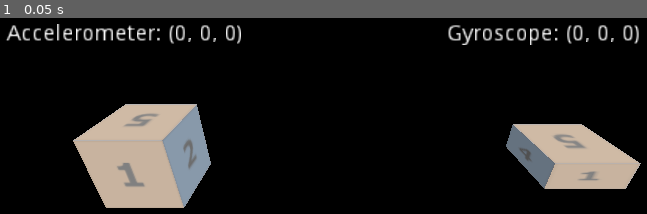
Above: before the commit, frame 1.
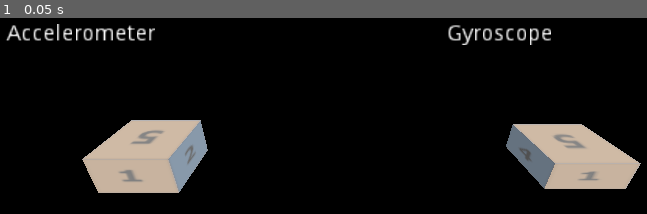
Above: after the commit, the same moment.

Repository: eternalamit5/Simulate_Godot_Cube-using-Gyro-and-Acceleration
Game: Godot game, scene res://main.tscn
Same seed, same stepped clock (60 frames per second), same inputs: the game is played once before the commit and once after it.
Inputs:
- Up to frame 1 (0.05 s): no input

The runs differ from the first frame. In frame 1, 5.0% of the frame differs, in the area x 11-99%, y 3-97%.
Error after the commit: Parse Error: The member "position" already exists in a parent class. (res://AccBox.gd:7)

Commit message:
added the stop functionfor acceleration and merged both gyro and acceleration block into one

Diff:
--- a/sensors/AccBox.gd
+++ b/sensors/AccBox.gd
@@ -4,6 +4,7 @@
 # Declare member variables here.
 var velocity = Vector3(0,0,0)
 var start_pos = Vector3()
+var position = Vector3(0,0,0)
 
 # Called when the node enters the scene tree for the first time.
 func _ready():
@@ -15,15 +16,76 @@
 	velocity.y += acc.y * delta
 	velocity.z += acc.z * delta
 
+	position.x += velocity.x * delta
+	position.y += velocity.y * delta
+	position.z += velocity.z * delta
+
+#	print("position.X: ")
+#	print(position.x)
+	if position.x >= 2 :
+		position.x = 2
+		print("Max platform position reached in +X direction: ")
+		print(position.x)
+		velocity.x=0
+#
+	elif position.x <= -2:
+		position.x = 2
+		print("Max platform position reached in -X direction: ")
+		print(position.x)
+		velocity.x=0
+
+	if position.y >= 2 :
+		position.y = 2
+		print("Max platform position reached in +Y direction: ")
+		print(position.y)
+		velocity.y=0
+#		move_and_slide(velocity)
+	elif position.y <= -2:
+		position.y = 2
+		print("Max platform position reached in -Y direction: ")
+		print(position.y)
+		velocity.y=0
+
+	if position.z >= 2 :
+		position.z = 2
+		print("Max platform position reached in +Z direction: ")
+		print(position.z)
+		velocity.z=0
+#
+	elif position.z <= -2:
+		position.z = 2
+		print("Max platform position reached in -Z direction: ")
+		print(position.z)
+		velocity.z=0
+
+	move_and_slide(velocity)
 
 
-	move_and_slide(velocity)
 #	get_node(".").translate(Vector3(0,0,0))
-	print(get_node(".").translation.x)
+#	print("printing node position in X: ")
+#	print(get_node(".").translation.x)
 
-	if translation.x >= 2 || translation.x >= -2 :
-		translate(start_pos)
-
+	##################################
+#	var previoustime=0
+#	var currenttime= OS.get_time()
+#	while(true):
+#		previoustime=currenttime
+#		currenttime=OS.get_time()
+#		var dt=currenttime-previoustime
+#		if(dt > 0.15):
+#			dt=0.15
+#		update(dt)
+		###############################33
+#	if ((translation.x >= 2 || translation.x >= -2)||(translation.y >= 2 || translation.y >= -2)||(translation.z >= 2 || translation.z >= -2)):
+#		translate(start_pos)
+#	if ((position.x >= 2 || position.x >= -2)||(position.y >= 2 || position.y >= -2)||(position.z >= 2 || position.z >= -2)):
+#		translate(position)
+#	if translation.x >= 1 || translation.x >= -1:
+#		translate(start_pos)
+#	if translation.x >= 1 || translation.x >= -1:
+#		translate(start_pos)
+#	elif translation.z >= 2 || translation.z >= -2:
+#		translate(start_pos)
 #	velocity.x = lerp(velocity.x, 0, 1)
 #	velocity.y = lerp(velocity.y, 0, 1)
 #	velocity.z = lerp(velocity.z, 0, 1)
--- a/sensors/main.gd
+++ b/sensors/main.gd
@@ -1,5 +1,5 @@
 extends Node
-
+#Amit
 # Below are a number of helper functions that show how you can use the raw sensor data to determine the orientation
 # of your phone/device. The cheapest phones only have an accelerometer only the most expensive phones have all three.
 # Note that none of this logic filters data. Filters introduce lag but also provide stability. There are plenty
@@ -65,14 +65,15 @@
 	# This function takes our gyro input and update an orientation matrix accordingly
 # The gyro is special as this vector does not contain a direction but rather a
 # rotational velocity. This is why we multiply our values with delta.
+#
 func rotate_by_gyro(p_gyro, p_basis, p_delta):
 	var rotate = Basis()
 
-	rotate = rotate.rotated(p_basis.x, -p_gyro.x * p_delta)
+	rotate = rotate.rotated(p_basis.x, -p_gyro.x * p_delta)  #it calculates angle from rot velocity, -ve is used for anti CW rotation : check
 	rotate = rotate.rotated(p_basis.y, -p_gyro.y * p_delta)
 	rotate = rotate.rotated(p_basis.z, -p_gyro.z * p_delta)
 
-	return rotate * p_basis
+	return rotate * p_basis  # p_basis contains the previous rotation angle of the body in the matrix of 3x3
 
 # This function corrects the drift in our matrix by our gravity vector
 func drift_correction(p_basis, p_grav):
@@ -101,7 +102,7 @@
 var recvMsg = null
 
 func _ready():
-	print("Start client TCP")
+	print("Started client TCP")
 	# Connect
 	connection = StreamPeerTCP.new()
 	if(connection.connect_to_host("127.0.0.1", 8888) !=OK):
@@ -110,7 +111,7 @@
 		peerstream.set_stream_peer(connection)
 
 func send_server():
-	AsciiString = "Requesting Data".to_ascii()
+	AsciiString = "{Client}: Requesting Data".to_ascii()
 	TempByteArray = PoolByteArray(AsciiString)
 	connection.put_data(TempByteArray) # sending poolbyte array to server
 
@@ -127,8 +128,11 @@
 
 func poll_server():
 	recvMsg = connection.get_available_bytes()
+#	print("recvMsg")
 #	print(recvMsg)
 	var msg = connection.get_utf8_string(recvMsg)
+#	print("msg")
+#	print(msg)
 	#get_utf8_string(1)
 	if(msg.empty()==false):
 #		recvMsgArray.append(msg)
@@ -136,7 +140,8 @@
 #		recvMsgStringLine = String(recvMsgString).split(",",true)
 		var temp = msg
 		var temp2 = Array(String(temp).split(":",true,0))
-#		print(temp2)
+		print("temp2")
+		print(temp2)
 		if temp2.size() == 6:
 			gyro_x = temp2[0]
 			gyro_y = temp2[1]
@@ -144,7 +149,7 @@
 			acc_x = temp2[3]
 			acc_y = temp2[4]
 			acc_z = temp2[5]
-#			acc_x = 10
+#			acc_x = 2
 #			acc_y = 0
 #			acc_z = 0
 #			recvMsgArray.clear()
@@ -215,3 +220,9 @@
 	var gyro_and_grav = get_node("Boxes/GyroAndGrav")
 	var new_basis = rotate_by_gyro(gyro, gyro_and_grav.transform.basis, delta).orthonormalized()
 	gyro_and_grav.transform.basis = drift_correction(new_basis, grav)
+	#get_node("Boxes/AccBox").moveBox(Linear_acc, delta)
+	var gyro_acc=get_node("Boxes/AccBox")
+	var new_basis1 = rotate_by_gyro(gyro, gyro_acc.transform.basis, delta).orthonormalized()
+	gyro_acc.transform.basis = drift_correction(new_basis, grav)
+
+	#get_node("Boxes/GyroAndGrav").moveBox(Linear_acc, delta)
--- a/sensors/main.tscn
+++ b/sensors/main.tscn
@@ -39,6 +39,7 @@
 [sub_resource type="BoxShape" id=8]
 
 [sub_resource type="CubeMesh" id=9]
+size = Vector3( 2, 1, 2 )
 
 [node name="Main" type="Node"]
 script = ExtResource( 1 )
Not shown, changed: TCP_IP_Server/TCPIPServer.cpp
Not shown, changed: TCP_IP_Server/TCPIPServer.h
Not shown, added: acc.txt
Not shown, added: acc1.txt
Not shown, added: gyro1.txt
